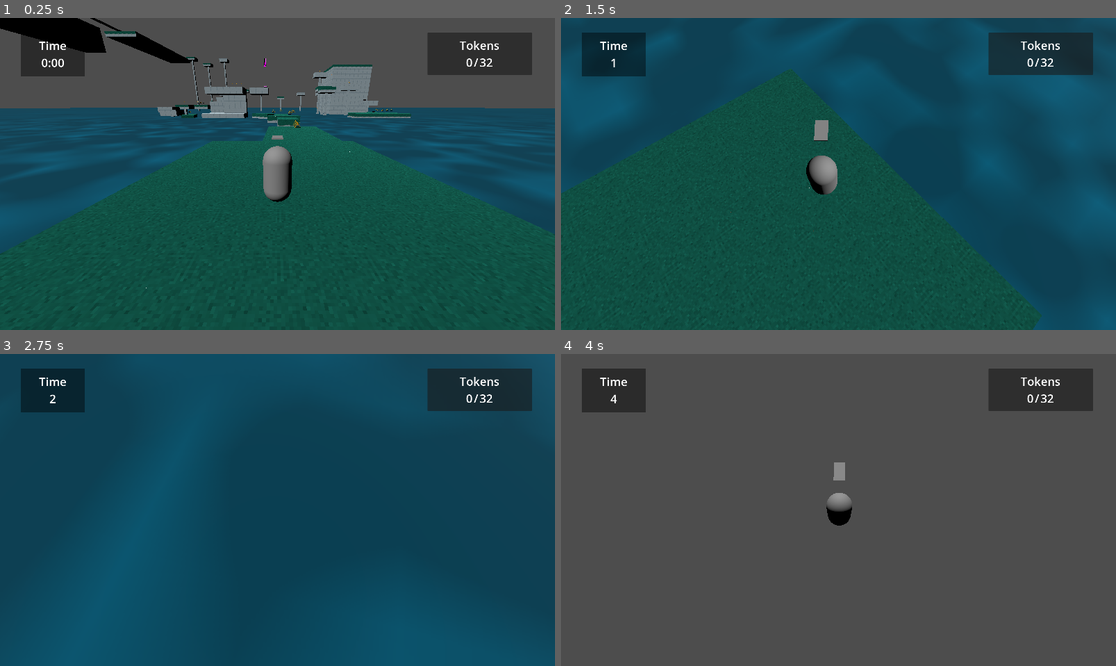
Above: before the commit, frames 1-4 (two rows, left to right).
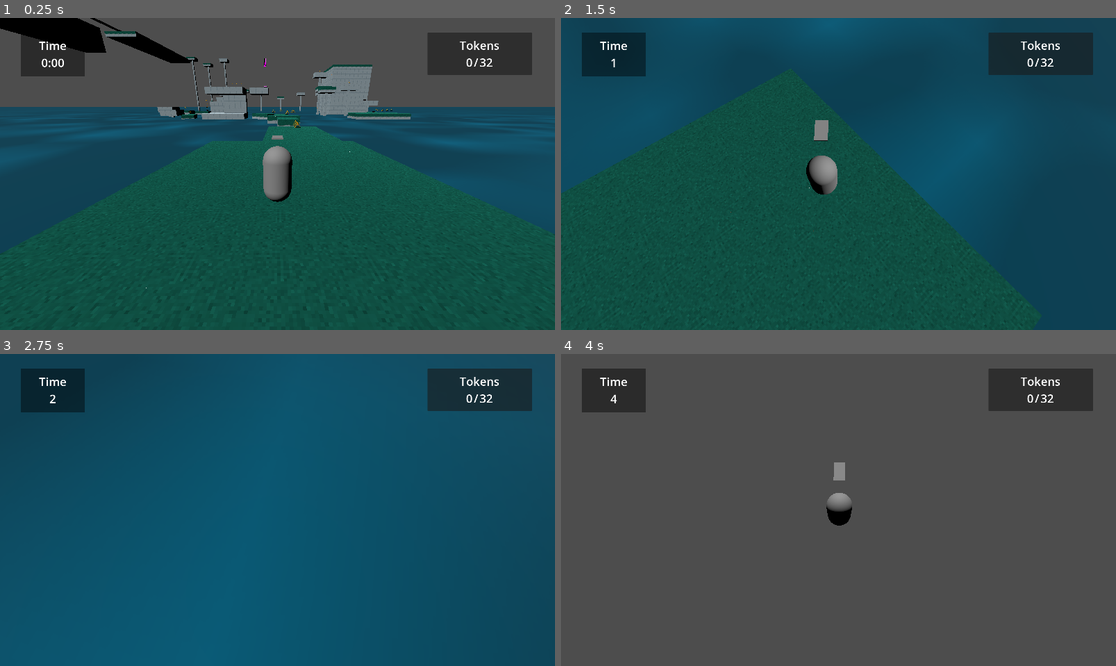
Above: after the commit, the same moments.

Repository: Nigel-Karunaratne/3DPlatformer_Godot4
Game: Godot game, scene res://level_scenes/monument1.tscn
The game is run twice, just before and just after one commit, with the same random seed, the same clock (stepped at 60 frames per second) and the same inputs. The project has no main scene, so this scene is started directly.
Inputs (mouse positions are in pixels of both pictures, inside the frame that each line leads up to):
- Up to frame 1 (0.25 s): no input
- Up to frame 2 (1.5 s): tap Enter at 0.5 s; move the mouse to (866, 174) at 0.52 s; hold W (move_forward) from 0.53 s (still down); tap R at 0.6 s; tap Space (jump) at 0.77 s; move the mouse to (810, 174) at 1.27 s; tap T at 1.35 s
- Up to frame 3 (2.75 s): keep holding W (move_forward); tap Space (jump) at 1.52 s; move the mouse to (288, 503) at 2.02 s; hold F from 2.03 s (still down)
- Up to frame 4 (4 s): keep holding W (move_forward); move the mouse to (832, 516) at 2.77 s; release F at 2.78 s; tap R at 2.85 s; tap Space (jump) at 3.02, 3.77 s; move the mouse to (877, 513) at 3.52 s; tap T at 3.6 s

The runs differ from the first frame. In frame 1, 1.5% of the frame differs, in the area x 0-100%, y 26-68%; in frame 2, 3.1%; in frame 3, 16%, in the area x 33-63%, y 15-100%; in frame 4, nothing differs.

Commit message:
Updated Layout
larger water plane (temporary??)
introduces springs before the part w/ spring + launcher

Diff:
--- a/level_scenes/monument1.tscn
+++ b/level_scenes/monument1.tscn
@@ -23,9 +23,9 @@
 [ext_resource type="PackedScene" uid="uid://bm5cnd7y2lvxy" path="res://ui_controls/game_ui_control.tscn" id="21_s71o2"]
 
 [sub_resource type="PlaneMesh" id="PlaneMesh_8u2ux"]
-size = Vector2(1000, 1000)
-subdivide_width = 200
-subdivide_depth = 200
+size = Vector2(3000, 3000)
+subdivide_width = 1
+subdivide_depth = 1
 
 [node name="Node3D" type="Node3D"]
 
@@ -288,6 +288,9 @@
 transform = Transform3D(1, 0, 0, 0, 1, 0, 0, 0, 1, -4, 9.5, -62.5)
 additional_direction = Vector3(0, 25, 0)
 
+[node name="Spring8" parent="Interactables" instance=ExtResource("5_p8m6u")]
+transform = Transform3D(1, 0, 0, 0, 1, 0, 0, 0, 1, -36, 1.5, -95)
+
 [node name="Spring7" parent="Interactables" instance=ExtResource("5_p8m6u")]
 transform = Transform3D(1, 0, 0, 0, 1, 0, 0, 0, 1, -111.5, 17.5, -5)
 additional_direction = Vector3(0, 40, 0)
@@ -340,10 +343,10 @@
 transform = Transform3D(1, 0, 0, 0, 1, 0, 0, 0, 1, 2.5, 1.5, -20.5)
 
 [node name="CollectableNode3D7" parent="Collectables" instance=ExtResource("20_opsjm")]
-transform = Transform3D(1, 0, 0, 0, 1, 0, 0, 0, 1, 2.5, 2.5, -32.5)
+transform = Transform3D(1, 0, 0, 0, 1, 0, 0, 0, 1, 2, 2.5, -32.5)
 
 [node name="CollectableNode3D8" parent="Collectables" instance=ExtResource("20_opsjm")]
-transform = Transform3D(1, 0, 0, 0, 1, 0, 0, 0, 1, 2.5, 2.5, -34)
+transform = Transform3D(1, 0, 0, 0, 1, 0, 0, 0, 1, 2, 2.5, -34)
 
 [node name="CollectableNode3D9" parent="Collectables" instance=ExtResource("20_opsjm")]
 transform = Transform3D(1, 0, 0, 0, 1, 0, 0, 0, 1, 4, 2.5, -42)
@@ -373,16 +376,16 @@
 transform = Transform3D(1, 0, 0, 0, 1, 0, 0, 0, 1, -45.5, 4.5, -76.5)
 
 [node name="CollectableNode3D20" parent="Collectables" instance=ExtResource("20_opsjm")]
-transform = Transform3D(1, 0, 0, 0, 1, 0, 0, 0, 1, -43.5, 5.5, -87)
+transform = Transform3D(1, 0, 0, 0, 1, 0, 0, 0, 1, -43.5, 3, -87)
 
 [node name="CollectableNode3D21" parent="Collectables" instance=ExtResource("20_opsjm")]
-transform = Transform3D(1, 0, 0, 0, 1, 0, 0, 0, 1, -39, 5.5, -95)
+transform = Transform3D(1, 0, 0, 0, 1, 0, 0, 0, 1, -36, 6.5, -95)
 
 [node name="CollectableNode3D22" parent="Collectables" instance=ExtResource("20_opsjm")]
-transform = Transform3D(1, 0, 0, 0, 1, 0, 0, 0, 1, -37.5, 5.5, -95)
+transform = Transform3D(1, 0, 0, 0, 1, 0, 0, 0, 1, -36, 5, -95)
 
 [node name="CollectableNode3D23" parent="Collectables" instance=ExtResource("20_opsjm")]
-transform = Transform3D(1, 0, 0, 0, 1, 0, 0, 0, 1, -40.5, 5.5, -95)
+transform = Transform3D(1, 0, 0, 0, 1, 0, 0, 0, 1, -36, 3.5, -95)
 
 [node name="CollectableNode3D24" parent="Collectables" instance=ExtResource("20_opsjm")]
 transform = Transform3D(1, 0, 0, 0, 1, 0, 0, 0, 1, -23, 8.5, -82)
@@ -427,6 +430,7 @@
 transform = Transform3D(1, 0, 0, 0, 1, 0, 0, 0, 1, -5, 2.5, -59.5)
 
 [node name="WaterPlane" type="MeshInstance3D" parent="."]
+transform = Transform3D(1, 0, 0, 0, 1, 0, 0, 0, 1, 0, -0.25, 0)
 mesh = SubResource("PlaneMesh_8u2ux")
 surface_material_override/0 = ExtResource("7_58vyd")
 
@@ -550,7 +554,7 @@
 transform = Transform3D(1, 0, 0, 0, 1, 0, 0, 0, 1, 0, -17, 0)
 
 [node name="w1-SmallPlatform7" parent="LevelGeometry" instance=ExtResource("10_qhacn")]
-transform = Transform3D(-4.37114e-08, 0, 1, 0, 1, 0, -1, 0, -4.37114e-08, -39, 3.5, -95)
+transform = Transform3D(-4.37114e-08, 0, 1, 0, 1, 0, -1, 0, -4.37114e-08, -39, 0.5, -95)
 
 [node name="w1-SmallPlatform6x6" parent="LevelGeometry" instance=ExtResource("15_x8rrn")]
 transform = Transform3D(1, 0, 0, 0, 1, 0, 0, 0, 1, -19, 8.5, -73)
@@ -673,10 +677,7 @@
 transform = Transform3D(1, 0, 0, 0, 1, 0, 0, 0, 1, 1.90735e-06, -17, 0)
 
 [node name="w1-SmallPlatform6x7" parent="LevelGeometry" instance=ExtResource("15_x8rrn")]
-transform = Transform3D(1, 0, 0, 0, 1, 0, 0, 0, 1, -43.5, 3.5, -87)
-
-[node name="w1-Pillar" parent="LevelGeometry/w1-SmallPlatform6x7" instance=ExtResource("14_0p67n")]
-transform = Transform3D(1, 0, 0, 0, 1, 0, 0, 0, 1, 0, -9, 0)
+transform = Transform3D(1, 0, 0, 0, 1, 0, 0, 0, 1, -43.5, 1, -87)
 
 [node name="w1-LargePlatform2R" parent="LevelGeometry" instance=ExtResource("16_mewhf")]
 transform = Transform3D(1, 0, 0, 0, 1, 0, 0, 0, 1, -26, 2, -92)
